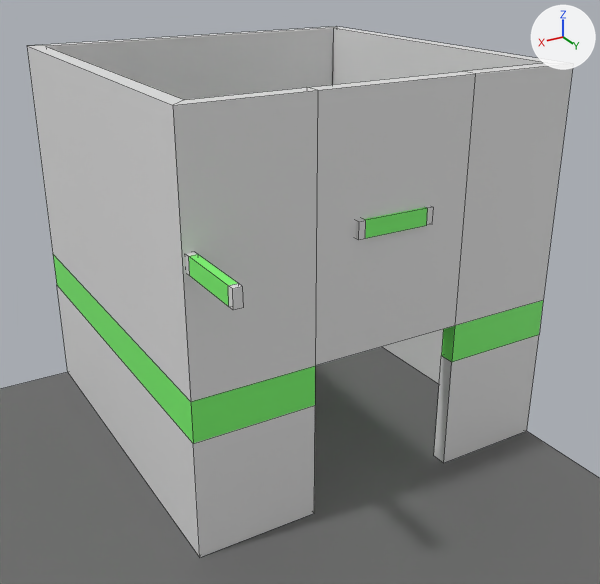
One commit to the Blender file Assets/Level-Gen/Meshes/blender/elevatorTile.blend: the scene before it, then after it.
Before and after are seen from a camera (50 mm lens) standing at (2.83, 6.89, 6.38) and looking at (-2.4, -1.83, 2.01). Every picture has the same lights, and +X, +Y and +Z are marked at upper right. Mesh edges are drawn as thin lines.

The first picture shows 'elevator_floor', 'elevator_shaft'.
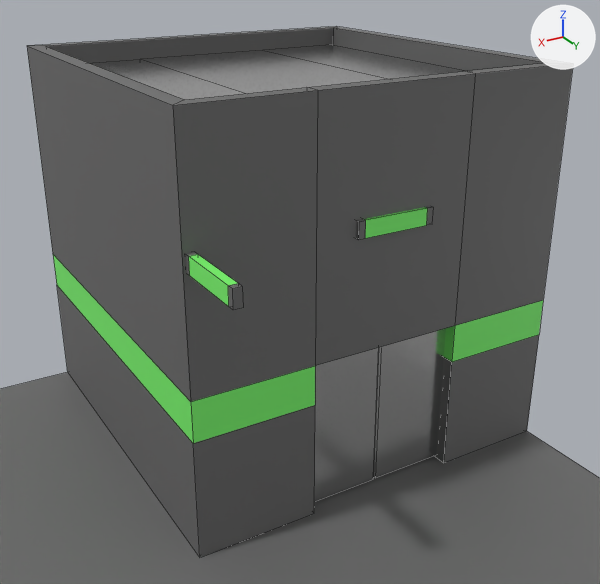
Location of each change, (x1, y1, x2, y2) in pixels of the pictures (600 x 584 px):
```json
{"object": "elevator_shaft", "change": "surface changed, recoloured", "before": [27, 26, 573, 557], "after": [27, 26, 573, 557]}
{"object": "elevator", "change": "added", "after": [90, 45, 465, 100]}
{"object": "el_door_L", "change": "added", "after": [374, 328, 446, 478]}
{"object": "el_door_R", "change": "added", "after": [314, 348, 379, 501]}
```

Edits to the scene script, one JSON object a line:
```json
{"op": "set", "path": "mat_elavator.metallic", "old": "0.0", "new": "1.0"}
{"op": "set", "path": "mat_elavator.roughness", "old": "0.5", "new": "0.2"}
{"block": "me_plane", "where": "me_plane.from_pydata(...)  # 80 vertices, 76 faces; spans x -5.0..0.0, y -5.0..0.98, z 0.0..5.0"}
{"block": "me_plane", "where": "# used by ob_elevator_shaft; location = (0.0, 0.0, 0.0)"}
{"block": "me_plane", "change": "me_plane part 1: all 55 faces that had it switch from mat_elavator (white #e7e7e7) to mat_floor (dark grey #6c6c6c)"}
{"op": "add", "block": "me_cube_003", "code": ["me_cube_003 = bpy.data.meshes.new('Cube.003')", "me_cube_003.from_pydata(...)  # 12 vertices, 8 faces; spans x -3.53..-2.5, y -0.29..-0.16, z 0.03..2.02", "me_cube_003.materials.append(mat_elavator)  # white #e7e7e7"]}
{"op": "add", "block": "me_cube_002", "code": ["me_cube_002 = bpy.data.meshes.new('Cube.002')", "me_cube_002.from_pydata(...)  # 12 vertices, 8 faces; spans x -2.5..-1.47, y -0.29..-0.16, z 0.03..2.02", "me_cube_002.materials.append(mat_elavator)  # white #e7e7e7"]}
{"op": "add", "block": "me_cube", "code": ["me_cube = bpy.data.meshes.new('Cube')", "me_cube.from_pydata(...)  # 68 vertices, 61 faces; spans x -4.78..-0.22, y -4.78..-0.22, z -0.03..4.74", "# faces by material slot: [58, 3]", "me_cube.materials.append(mat_elavator)  # white #e7e7e7", "me_cube.materials.append(mat_floor)  # dark grey #6c6c6c"]}
{"op": "add", "block": "ob_el_door_l", "code": ["ob_el_door_l = bpy.data.objects.new('el_door_L', me_cube_003)", "ob_el_door_l.location = (0.0, 0.0, 0.0)"]}
{"op": "add", "block": "ob_el_door_r", "code": ["ob_el_door_r = bpy.data.objects.new('el_door_R', me_cube_002)", "ob_el_door_r.location = (0.0, 0.0, 0.0)"]}
{"op": "add", "block": "ob_elevator", "code": ["ob_elevator = bpy.data.objects.new('elevator', me_cube)", "ob_elevator.location = (0.0, 0.0, 0.0)"]}
```
